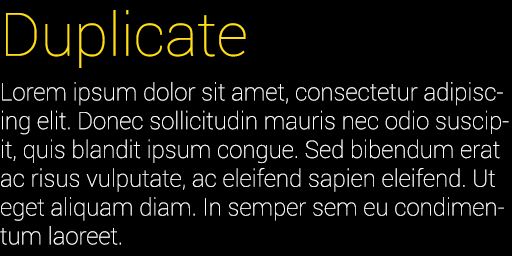
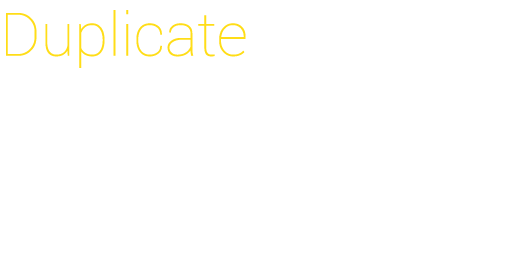
Comparing the layer stacks of the two 512 × 256 images. Changes:
hid "Layer 1" over [0, 0, 512, 256]
